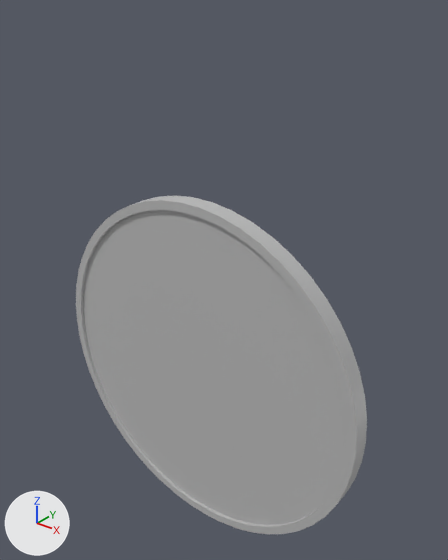
What one commit did to the FBX model Assets/Models/Enemy_Cyber_Coin.fbx.
Both versions are drawn from a camera (50 mm lens) standing at (0.964, -1.096, 1.093) and looking at (0.032, 0.069, 0.371). The lights are fixed; the arrows at lower left show +X, +Y and +Z. Both versions are drawn at frame 25 of the action 'Take 001'; the numbers are the values there.

Names of what the first picture shows: 'Enemy_Cyber_Coin'.
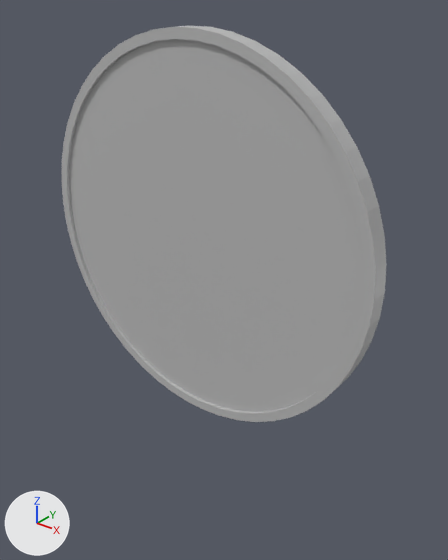
Boxes [x1, y1, x2, y2] around the edits, measured in the pictures (448 x 560 px):
'Enemy_Cyber_Coin', moved, turned, rescaled
    before: [76, 195, 367, 534]
    after: [61, 26, 387, 422]

The change, as a diff of the scene's bpy script:
```diff
--- a/Assets/Models/Enemy_Cyber_Coin.fbx.py
+++ b/Assets/Models/Enemy_Cyber_Coin.fbx.py
@@ ob_enemy_cyber_coin @@
 ob_enemy_cyber_coin = bpy.data.objects.new('Enemy_Cyber_Coin', me_mesh)
-ob_enemy_cyber_coin.location = (0.0, 0.0, -0.4)
-ob_enemy_cyber_coin.rotation_euler = (1.571, 0.0, 3.142)  # degrees (90, 0, 180)
-ob_enemy_cyber_coin.scale = (0.01, 0.01, 0.01)
+ob_enemy_cyber_coin.parent = ob_group1
+ob_enemy_cyber_coin.location = (0.0, 0.0, 0.0)
+ob_enemy_cyber_coin.rotation_euler = (0.0, 3.142, 0.0)  # degrees (0, 180, 0)
@@ ob_group1 @@
+ob_group1 = bpy.data.objects.new('group1', None)
+ob_group1.location = (0.0, 0.0, 0.0)
+ob_group1.rotation_euler = (1.571, 0.0, 0.0)  # degrees (90, 0, 0)
+ob_group1.scale = (0.01, 0.01, 0.01)
```
